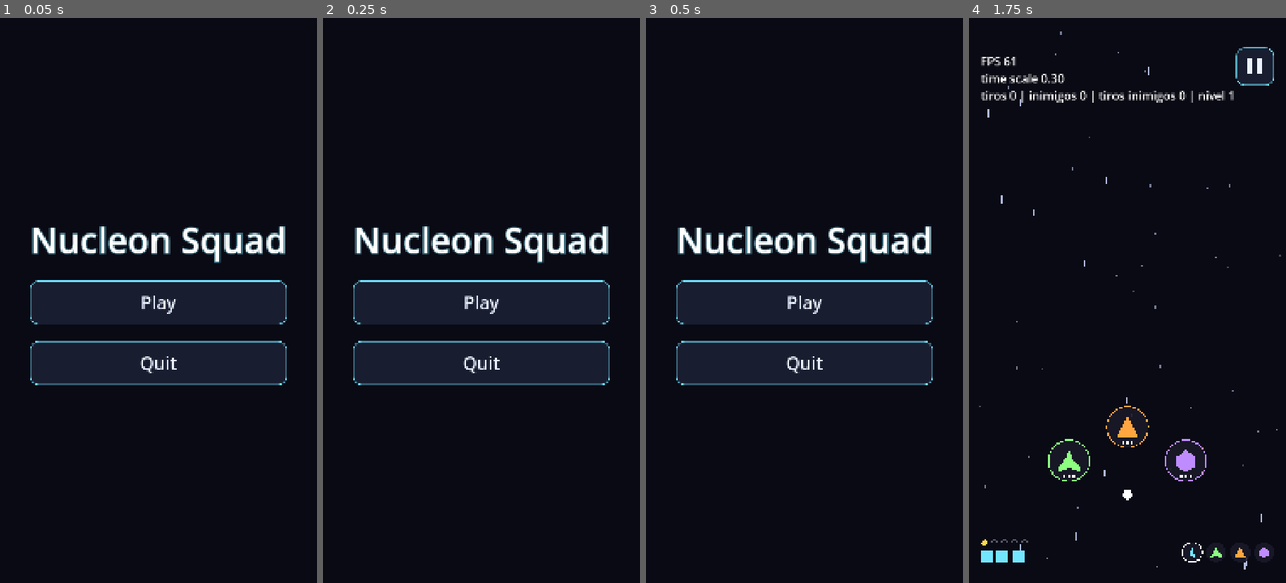
Above: before the commit, frames 1-4 (left to right).
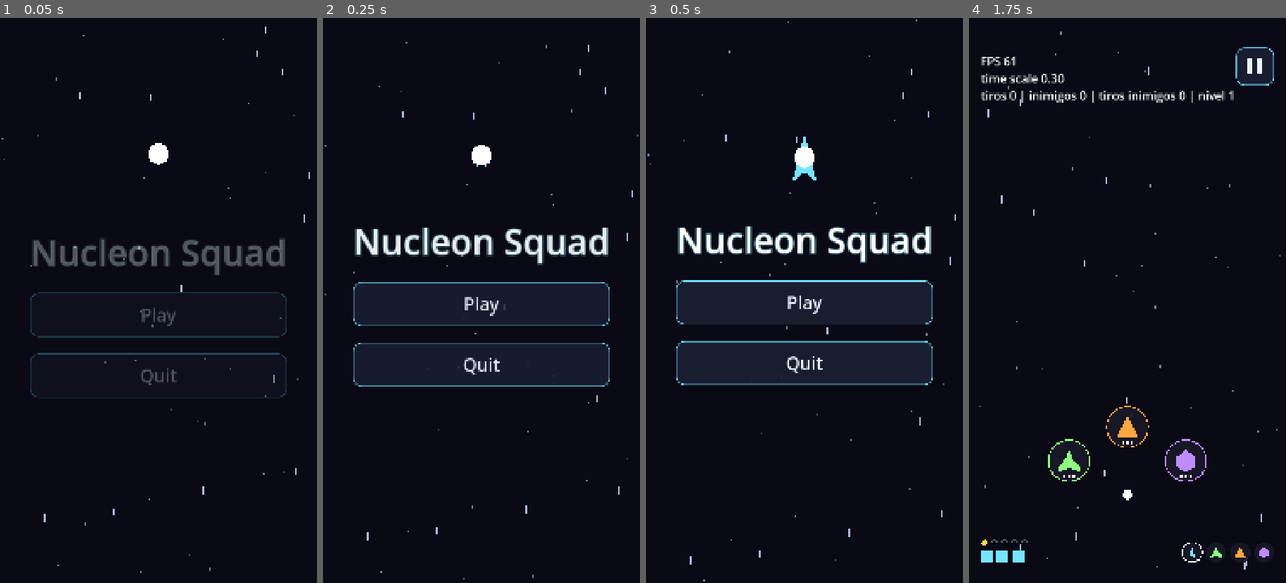
Above: after the commit, the same moments.

Repository: GDPonsoni/Nucleon-Squad-3D
Game: Godot game, scene res://scenes/menu.tscn
The game is run twice, just before and just after one commit, with the same random seed, the same clock (stepped at 60 frames per second) and the same inputs.
Inputs (mouse positions are in pixels of both pictures, inside the frame that each line leads up to):
- Up to frame 1 (0.05 s): no input
- Up to frame 2 (0.25 s): no input
- Up to frame 3 (0.5 s): no input
- Up to frame 4 (1.75 s): click "Play" at 0.5 s; click (1041, 249) at 1.25 s

The runs differ from the first frame. In frame 1, 8.6% of the frame differs, in the area x 0-98%, y 1-99%; in frame 2, 3.6%; in frame 3, 0.5%; in frame 4, nothing differs.

Commit message:
feat(ui): dá vida ao menu com estrelas, nave animada e entrada suave
Menu e seletor ganham o fundo de estrelas da partida. No menu, uma nave
grande flutua e alterna entre os corpos da formação, reconstruindo a
partir do núcleo. Os menus entram com fade e um leve deslize.

Co-Authored-By: Claude Opus 5.5 <noreply@anthropic.com>

Diff:
--- a/scripts/core/params.gd
+++ b/scripts/core/params.gd
@@ -27,6 +27,13 @@
 var stage_select_spacing: int = 28
 var stage_lock_size: float = 34.0
 var debug_unlock_taps: int = 5  # toques no título do seletor (build de debug)
+var ui_enter_seconds: float = 0.45  # entrada dos menus
+var ui_enter_offset: float = 60.0
+var menu_ship_y_ratio: float = 0.24  # altura da nave decorativa no menu
+var menu_ship_scale: float = 2.2
+var menu_ship_bob_height: float = 18.0
+var menu_ship_bob_speed: float = 1.6
+var menu_ship_cycle_seconds: float = 1.6  # tempo exibindo cada corpo
 var transition_seconds: float = 0.2  # cada metade do fade entre telas
 var transition_color: Color = Color(0.0, 0.0, 0.0)
 var button_min_size: Vector2 = Vector2(600.0, 150.0)
--- a/scripts/ui/main_menu.gd
+++ b/scripts/ui/main_menu.gd
@@ -1,14 +1,22 @@
 extends Control
-## Menu inicial: escolher a fase ou sair do jogo.
+## Menu inicial: escolher a fase ou sair do jogo. Fundo de estrelas e nave animada.
 
 
 func _ready() -> void:
 	RenderingServer.set_default_clear_color(Params.background_color)
 	set_anchors_preset(Control.PRESET_FULL_RECT)
 	UiFactory.apply_theme(self)
+	add_child(Starfield.new())
+
+	var rect: Rect2 = get_viewport_rect()
+	var ship := MenuShip.new()
+	ship.position = Vector2(rect.get_center().x, rect.position.y + rect.size.y * Params.menu_ship_y_ratio)
+	add_child(ship)
 
 	var column := UiFactory.make_column()
-	add_child(UiFactory.make_centered(column))
+	var center := UiFactory.make_centered(column)
+	add_child(center)
+	UiFactory.animate_in(center)
 
 	column.add_child(UiFactory.make_title("GAME_TITLE"))
 
--- /dev/null
+++ b/scripts/ui/menu_ship.gd
@@ -0,0 +1,44 @@
+class_name MenuShip
+extends Node2D
+## Nave decorativa do menu: flutua e alterna entre os corpos da formação,
+## desmontando e reconstruindo a partir do núcleo.
+
+var _bodies: Array[BodyData] = []
+var _index: int = 0
+var _build: float = 0.0
+var _clock: float = 0.0
+var _base_y: float = 0.0
+
+
+func _ready() -> void:
+	var formation := load(Params.formation_path) as FormationData
+	_bodies = formation.bodies
+	_base_y = position.y
+	_cycle()
+
+
+func _process(delta: float) -> void:
+	_clock += delta
+	position.y = _base_y + sin(_clock * Params.menu_ship_bob_speed) * Params.menu_ship_bob_height
+	queue_redraw()
+
+
+## Reconstrói o corpo atual, espera e passa para o próximo.
+func _cycle() -> void:
+	var tween := create_tween()
+	tween.tween_property(self, "_build", 1.0, Params.body_rebuild_seconds * 2.0)
+	tween.tween_interval(Params.menu_ship_cycle_seconds)
+	tween.tween_property(self, "_build", 0.0, Params.body_rebuild_seconds)
+	tween.tween_callback(func() -> void: _index = (_index + 1) % _bodies.size())
+	tween.finished.connect(_cycle)
+
+
+func _draw() -> void:
+	var scale_factor: float = Params.menu_ship_scale
+	var body: BodyData = _bodies[_index]
+	if _build > 0.0:
+		var points := PackedVector2Array()
+		for point in body.shape:
+			points.append(point * Params.ship_size * scale_factor * _build)
+		draw_colored_polygon(points, body.color)
+	draw_circle(Vector2.ZERO, Params.nucleus_radius * scale_factor, Params.nucleus_color)
--- a/scripts/ui/stage_select.gd
+++ b/scripts/ui/stage_select.gd
@@ -10,7 +10,9 @@
 	RenderingServer.set_default_clear_color(Params.background_color)
 	set_anchors_preset(Control.PRESET_FULL_RECT)
 	UiFactory.apply_theme(self)
+	add_child(Starfield.new())
 	_build()
+	UiFactory.animate_in(_content.get_parent())
 
 
 func _build() -> void:
--- a/scripts/ui/ui_factory.gd
+++ b/scripts/ui/ui_factory.gd
@@ -62,3 +62,12 @@
 	overlay.set_anchors_preset(Control.PRESET_FULL_RECT)
 	apply_theme(overlay)
 	return overlay
+
+
+## Entrada suave: aparece e sobe um pouco.
+static func animate_in(node: Control) -> void:
+	node.modulate.a = 0.0
+	node.position.y += Params.ui_enter_offset
+	var tween := node.create_tween().set_parallel().set_ease(Tween.EASE_OUT).set_trans(Tween.TRANS_CUBIC)
+	tween.tween_property(node, "modulate:a", 1.0, Params.ui_enter_seconds)
+	tween.tween_property(node, "position:y", node.position.y - Params.ui_enter_offset, Params.ui_enter_seconds)
Not shown, added: scripts/ui/menu_ship.gd.uid
